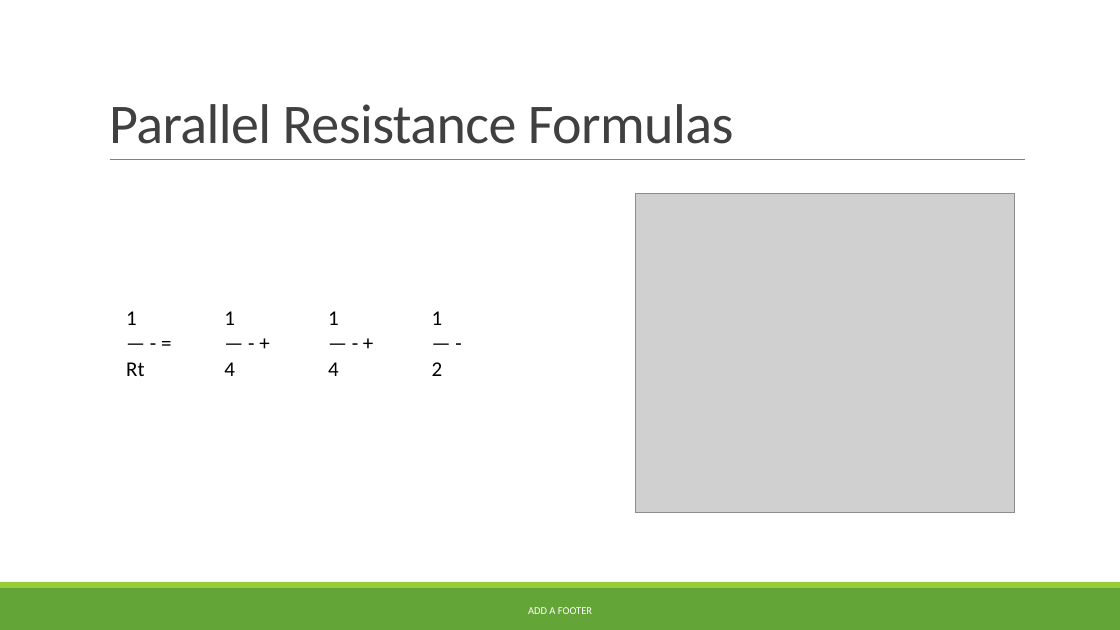
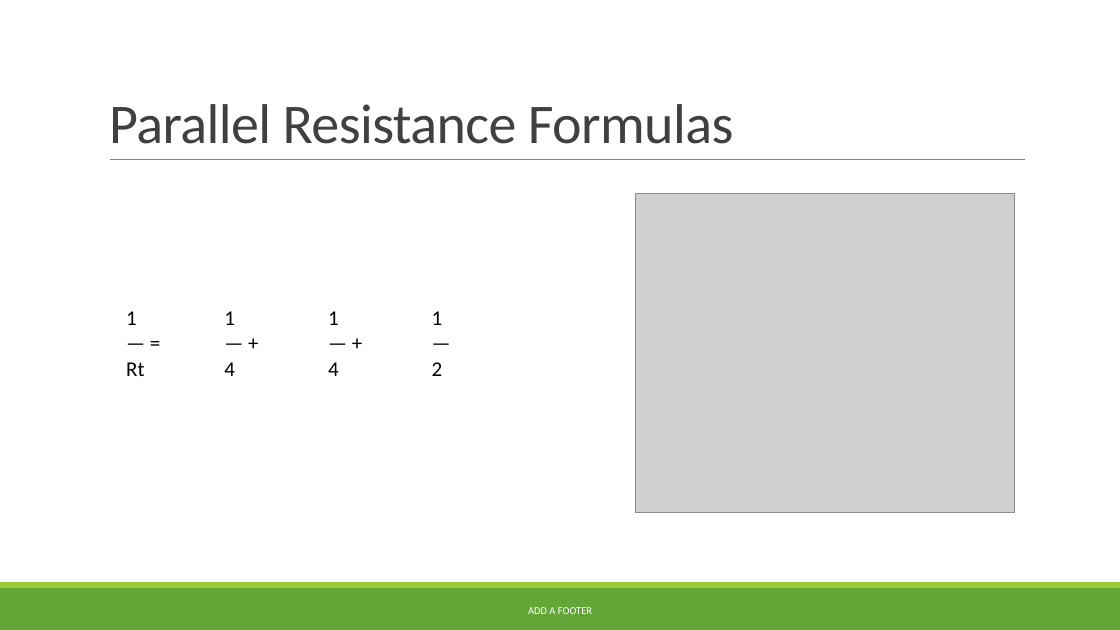
Before and after one commit to nickvertucci/Technology-Education-Curriculum, a slide deck: slide 14 of High School/Modern Electricity and Electronics/Unit 5 - Parallel Circuits/Section 1 - Parallel Circuits/Assets/Unit 5 - Section 1 - Parallel Circuits.pptx. Drawn at 1120x630 pixels with LibreOffice and Linux fonts; fonts in the diff are those of the drawing; grey boxes stand for pictures. Boxes give left, top, right and bottom in pixels: in the first picture for what was removed or moved away, otherwise in the second. Text is boxed around its words. In the diff, an @@ line names an element or a change of style, - is before the commit and + after.

```diff
--- a/High School/Modern Electricity and Electronics/Unit 5 - Parallel Circuits/Section 1 - Parallel Circuits/Assets/Unit 5 - Section 1 - Parallel Circuits.pptx
+++ b/High School/Modern Electricity and Electronics/Unit 5 - Parallel Circuits/Section 1 - Parallel Circuits/Assets/Unit 5 - Section 1 - Parallel Circuits.pptx
@@ table at [118,240,523,447] @@
-row 1: 1 — - = Rt | 1 — - + 4 | 1 — - + 4 | 1 — - 2
+row 1: 1 — = Rt | 1 — + 4 | 1 — + 4 | 1 — 2
```
Also in this commit, not shown: 1 other slide changed, 1 other file.
